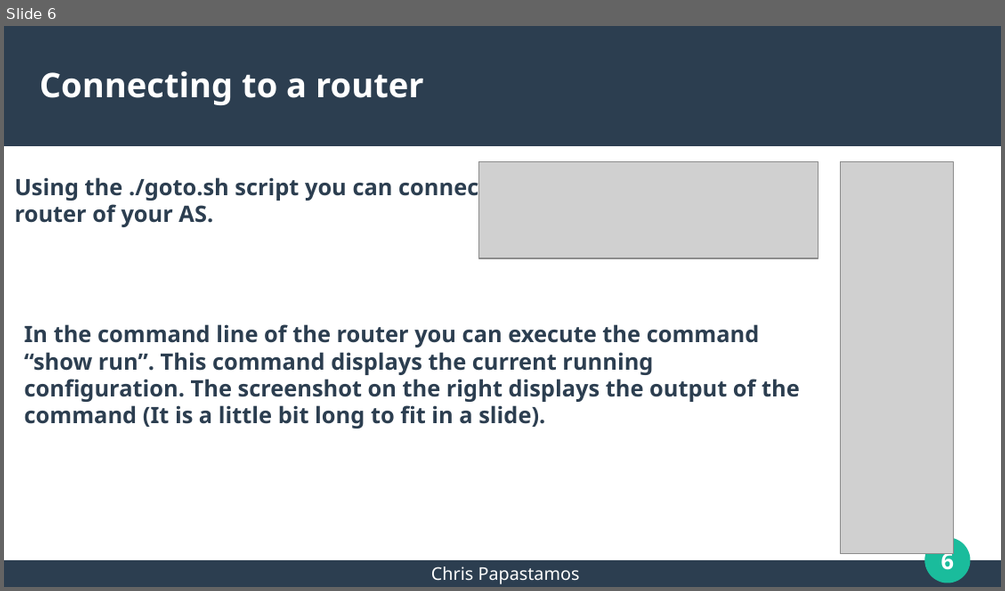
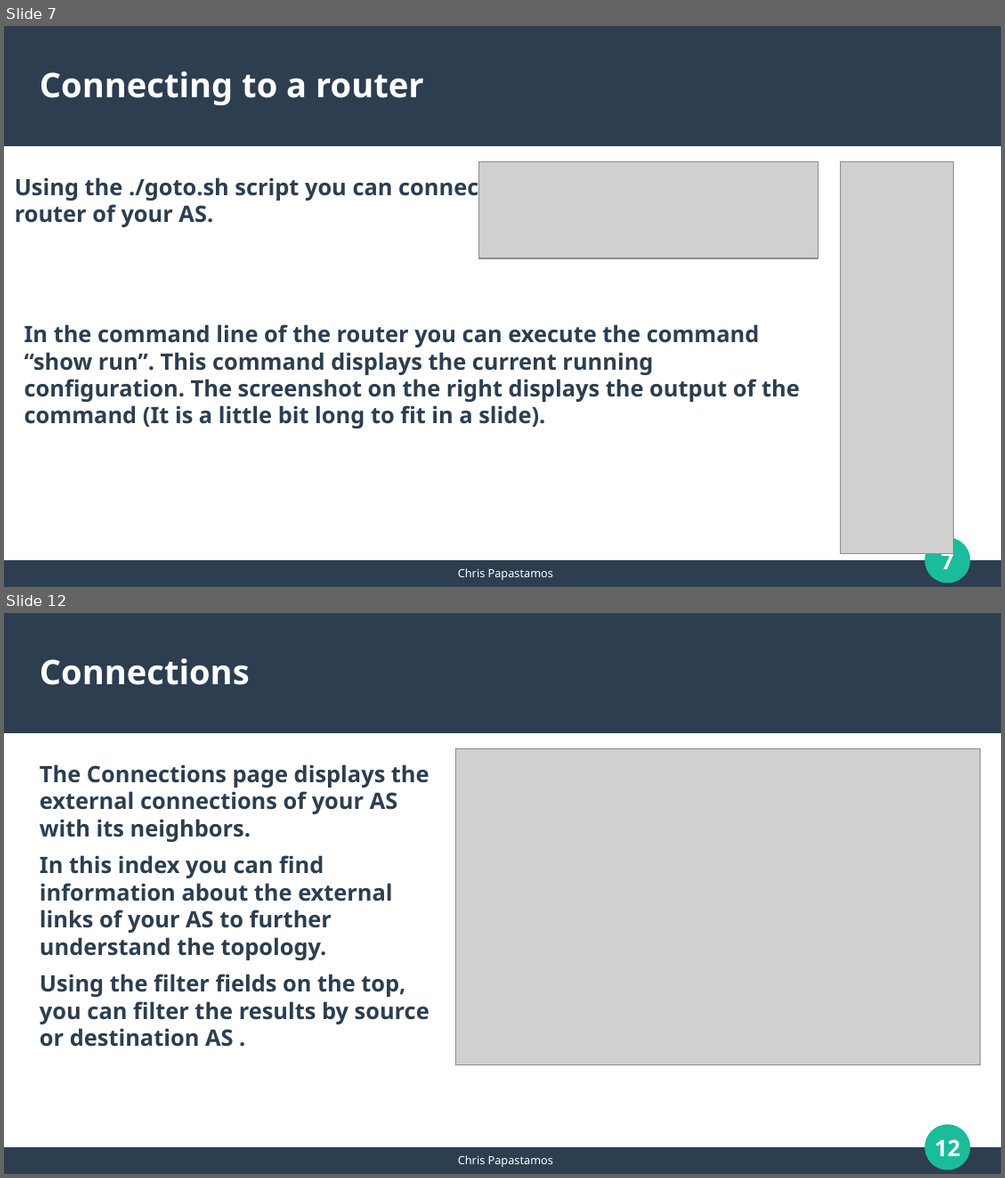
Before and after one commit to papastam/mini_internet_extention, a slide deck: HY436-Assignment4/session1/mini-internet_intro.odp. Shown one above the other, each under a label of ours: slide 6 before the commit, slides 7 and 12 after it; the slides between them are not shown. The pictures are 1005x591 and 1005x1178 pixels, drawn with LibreOffice and Linux fonts; fonts in the diff are those of the drawing; grey boxes stand for pictures. Boxes give left, top, right and bottom in pixels: in the first picture for what was removed or moved away, otherwise in the second. Text is boxed around its words. In the diff, an @@ line names an element or a change of style, - is before the commit and + after.

```diff
--- a/HY436-Assignment4/session1/mini-internet_intro.odp
+++ b/HY436-Assignment4/session1/mini-internet_intro.odp
@@ slide 12 added at [4,613,1001,1174], background #FFFFFF; not listed: 4 template elements that a slide beside it also shows @@
@@ title added at [40,658,250,685], 27 pt, text #FFFFFF, bold @@
+Connections
@@ text added at [40,764,429,1046], 18 pt, text #2C3E50, bold @@
+The Connections page displays the external connections of your AS with its neighbors.
+In this index you can find information about the external links of your AS to further understand the topology.
+Using the filter fields on the top, you can filter the results by source or destination AS .
@@ picture added at [456,748,980,1065] @@
@@ text added at [458,1155,553,1167], 9 pt, text #FFFFFF @@
+Chris Papastamos
@@ what was slide 6 is now slide 7 @@
@@ slide 7 changed as well @@
@@ page number at [941,548,955,569]: text changed @@
-6
+7
@@ text "Chris Papastamos" at [458,568,553,580]: size 14 to 9 pt @@
```
Also in this commit, not shown: 5 other slides changed, 5 other slides added, 2 slides removed, 1 other file.
